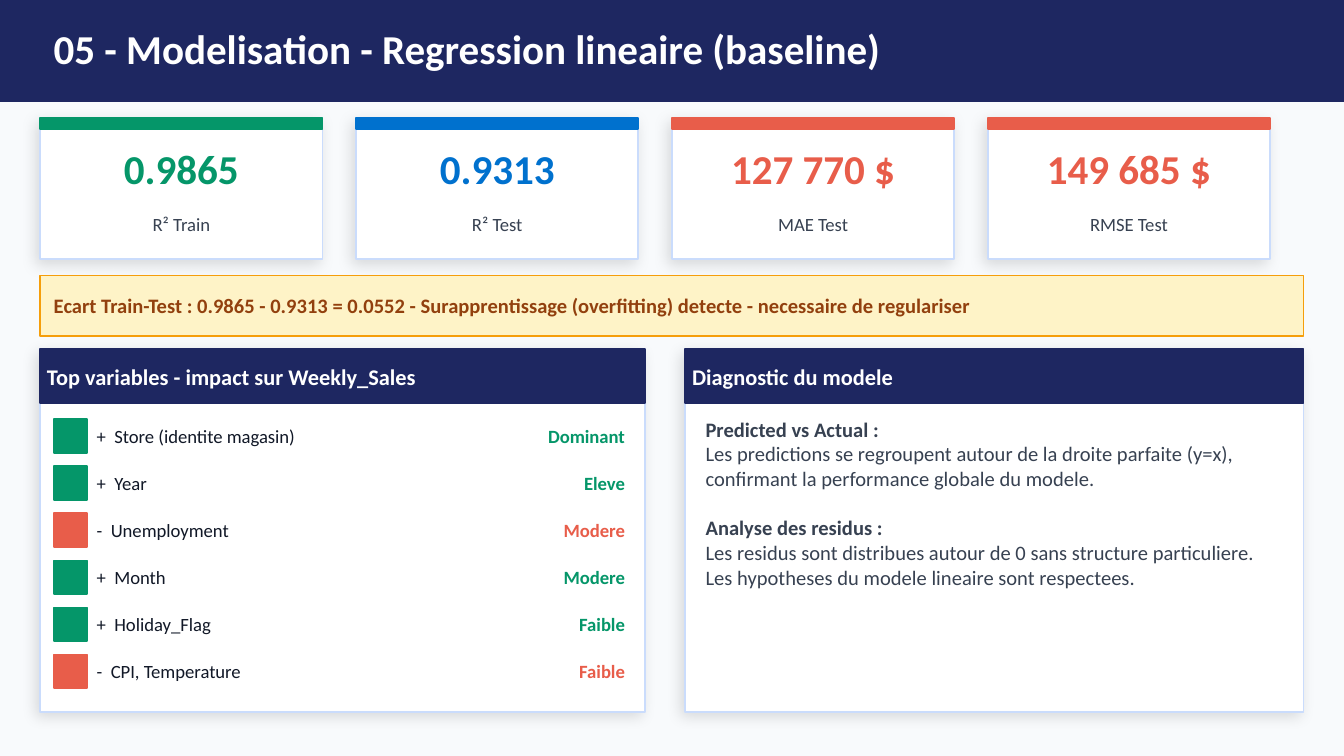
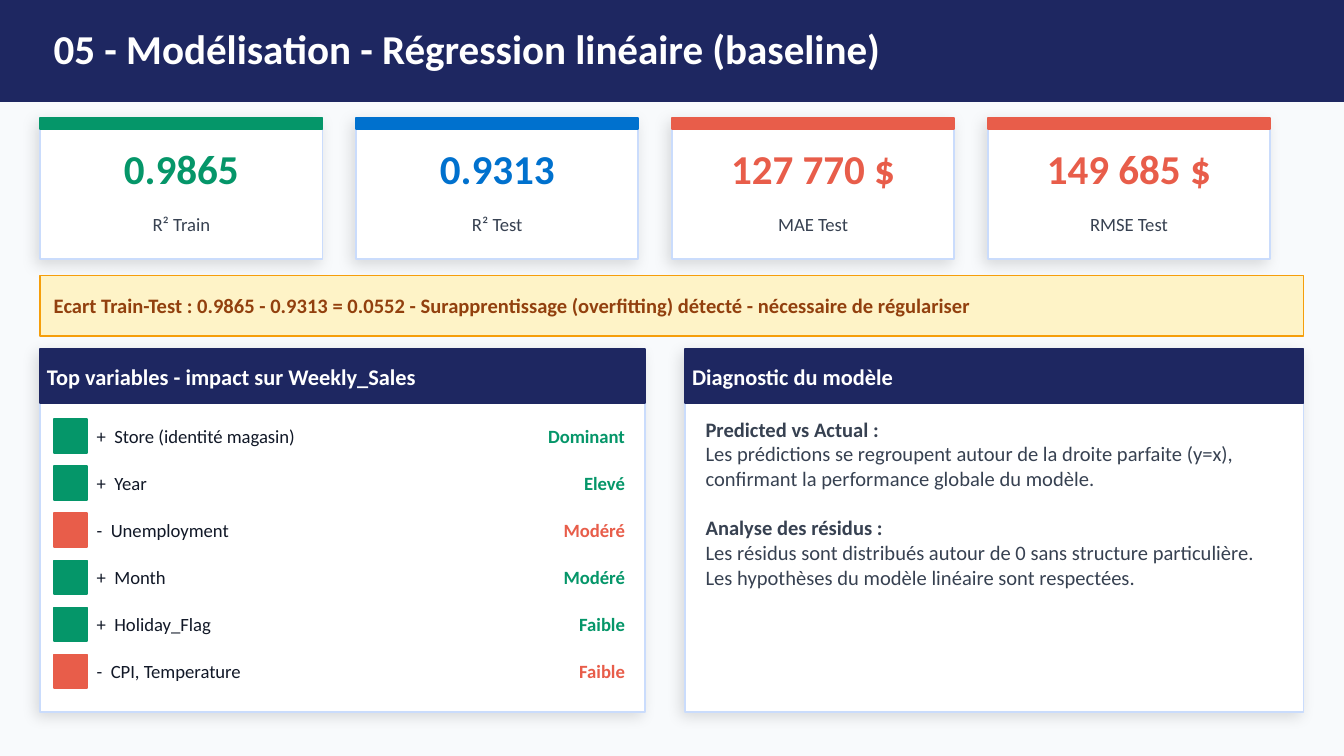
Before and after one commit to AichaFa/2-Projets-Fullstack, a slide deck: slide 7 of 3-Apprentissage automatique/1-soldes Walmart/Walmart_Presentation.pptx. Drawn at 1344x756 pixels with LibreOffice and Linux fonts; fonts in the diff are those of the drawing. Boxes give left, top, right and bottom in pixels: in the first picture for what was removed or moved away, otherwise in the second. Text is boxed around its words. In the diff, an @@ line names an element or a change of style, - is before the commit and + after.

Commit message:
Mise à jour du projet Walmart : finalisation du prétraitement et des modèles

```diff
--- a/3-Apprentissage automatique/1-soldes Walmart/Walmart_Presentation.pptx
+++ b/3-Apprentissage automatique/1-soldes Walmart/Walmart_Presentation.pptx
@@ text at (x1=54, y1=33, x2=880, y2=71): text changed @@
-05 - Modelisation - Regression lineaire (baseline)
+05 - Modélisation - Régression linéaire (baseline)
@@ text at (x1=54, y1=298, x2=970, y2=317): text changed @@
-Ecart Train-Test : 0.9865 - 0.9313 = 0.0552 - Surapprentissage (overfitting) detecte - necessaire de regulariser
+Ecart Train-Test : 0.9865 - 0.9313 = 0.0552 - Surapprentissage (overfitting) détecté - nécessaire de régulariser
@@ text at (x1=692, y1=369, x2=893, y2=389): text changed @@
-Diagnostic du modele
+Diagnostic du modèle
@@ text at (x1=114, y1=429, x2=295, y2=446): text changed @@
-+ Store (identite magasin)
++ Store (identité magasin)
@@ text at (x1=706, y1=446, x2=1254, y2=589): text changed @@
-Les predictions se regroupent autour de la droite parfaite (y=x), confirmant la performance globale du modele.
-Analyse des residus :
-Les residus sont distribues autour de 0 sans structure particuliere. Les hypotheses du modele lineaire sont respectees.
+Les prédictions se regroupent autour de la droite parfaite (y=x), confirmant la performance globale du modèle.
+Analyse des résidus :
+Les résidus sont distribués autour de 0 sans structure particulière. Les hypothèses du modèle linéaire sont respectées.
@@ text at (x1=584, y1=477, x2=625, y2=490): text changed @@
-Eleve
+Elevé
@@ text at (x1=564, y1=524, x2=625, y2=537): text changed @@
-Modere
+Modéré
@@ text at (x1=564, y1=571, x2=625, y2=584): text changed @@
-Modere
+Modéré
```
Also in this commit, not shown: 10 other slides changed, 1 slide added, 4 other files.
